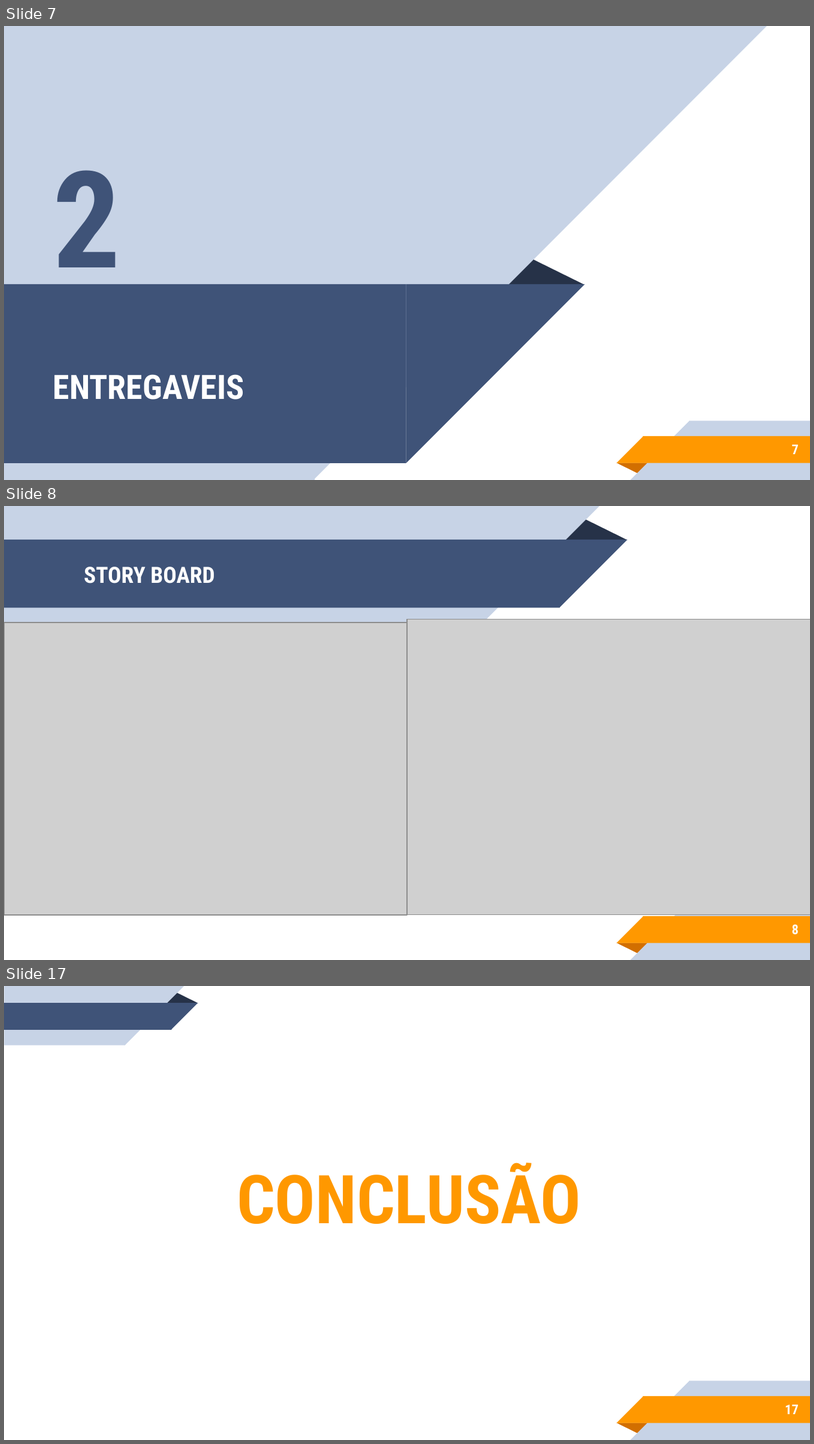
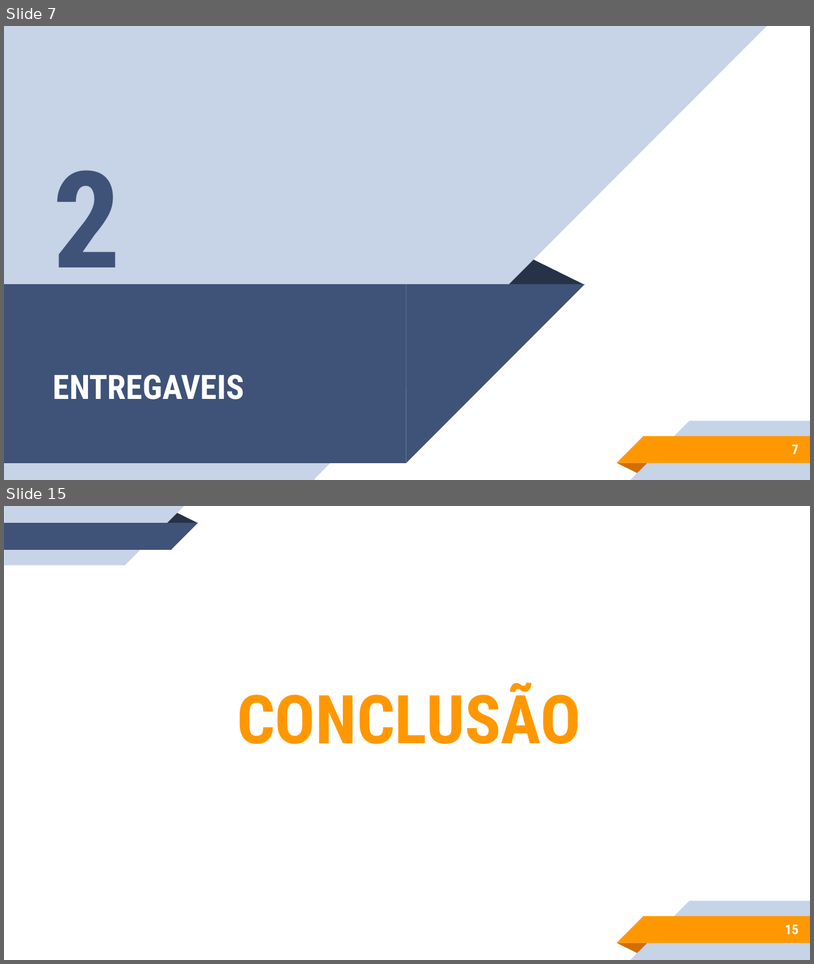
Before and after one commit to sergioetrindade/GRUPO-10-2ADSA, a slide deck: Documentação/ppts/PPT grupo 10.pptx. Shown one above the other, each under a label of ours: slides 7, 8 and 17 before the commit, slides 7 and 15 after it; the slides between them are not shown. The pictures are 814x1444 and 814x964 pixels, drawn with LibreOffice and Linux fonts; fonts in the diff are those of the drawing; grey boxes stand for pictures. Boxes give left, top, right and bottom in pixels: in the first picture for what was removed or moved away, otherwise in the second. Text is boxed around its words. In the diff, an @@ line names an element or a change of style, - is before the commit and + after.

```diff
--- a/Documentação/ppts/PPT grupo 10.pptx
+++ b/Documentação/ppts/PPT grupo 10.pptx
@@ slide 8 removed at box(4, 506, 810, 960), background #FFFFFF; not listed: 5 template elements that a slide beside it also shows @@
@@ group removed at box(4, 506, 627, 623): 2 rectangles, 2 right triangles, 1 triangle @@
@@ title removed at box(84, 567, 215, 583) @@
-STORY BOARD
@@ picture removed at box(4, 622, 407, 914) @@
@@ picture removed at box(407, 619, 810, 914) @@
@@ page number removed at box(792, 924, 799, 934) @@
-8
@@ what was slide 17 is now slide 15 @@
@@ page number at box(785, 924, 799, 934): text changed @@
-17
+15
```
Also in this commit, not shown: 2 slides changed, 5 slides added, 6 other slides removed, 2 other files.
